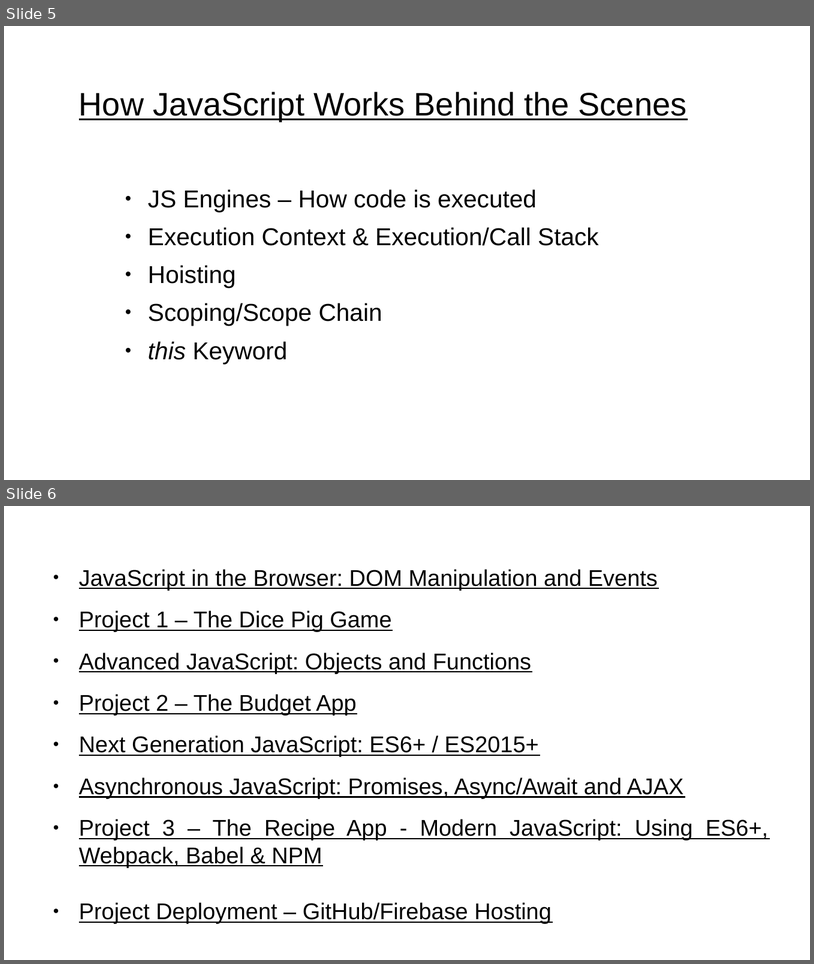
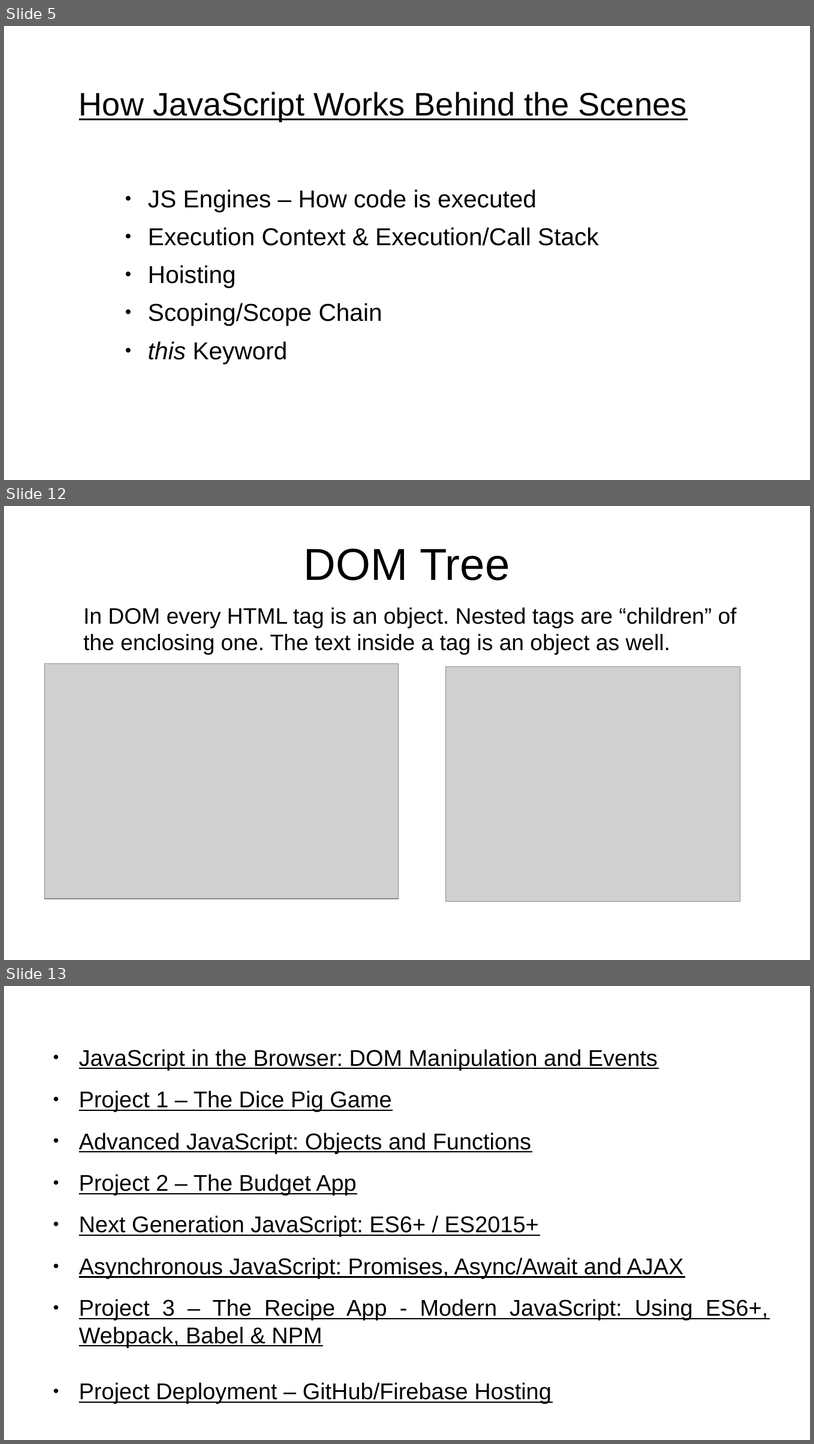
Before and after one commit to rajeshchauhan23102008/documents, a slide deck: src/courses/javascript/Javascript - No Theme.odp. Shown one above the other, each under a label of ours: slides 5 and 6 before the commit, slides 5, 12 and 13 after it; the slides between them are not shown. The pictures are 814x964 and 814x1444 pixels, drawn with LibreOffice and Linux fonts; fonts in the diff are those of the drawing; grey boxes stand for pictures. Boxes give left, top, right and bottom in pixels: in the first picture for what was removed or moved away, otherwise in the second. Text is boxed around its words. In the diff, an @@ line names an element or a change of style, - is before the commit and + after.

```diff
--- a/src/courses/javascript/Javascript - No Theme.odp
+++ b/src/courses/javascript/Javascript - No Theme.odp
@@ slide 12 added at bbox=[4, 506, 810, 960], background #FFFFFF @@
@@ title added at bbox=[304, 549, 510, 580], 44 pt, text #000000 @@
+DOM Tree
@@ text added at bbox=[83, 607, 737, 655], 22 pt, text #000000 @@
+In DOM every HTML tag is an object. Nested tags are “children” of the enclosing one. The text inside a tag is an object as well.
@@ picture added at bbox=[44, 664, 398, 899] @@
@@ picture added at bbox=[446, 667, 740, 902] @@
@@ what was slide 6 is now slide 13 @@
```
Also in this commit, not shown: 6 other slides added, 4 other files.
